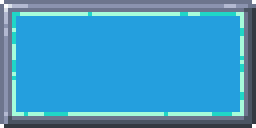
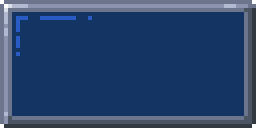
The second 256×128 image is a revision of the first. Changes to its layers:
showed "disabled", painted on it over <box>12,12,244,116</box>
hid "focus" over <box>12,12,244,116</box>
painted on "Layer 1" over <box>48,112,72,116</box>
